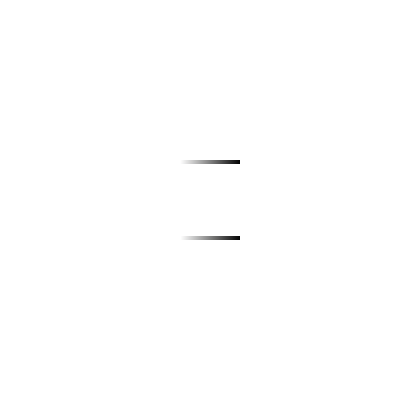
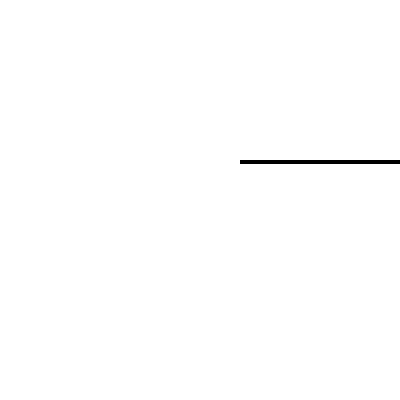
Revision of a layered 400x400 image; what changed, layer by layer:
added layer "ED" above "Octomap" over (240, 160, 400, 164)
hid "Octomap" over (181, 160, 240, 240)
